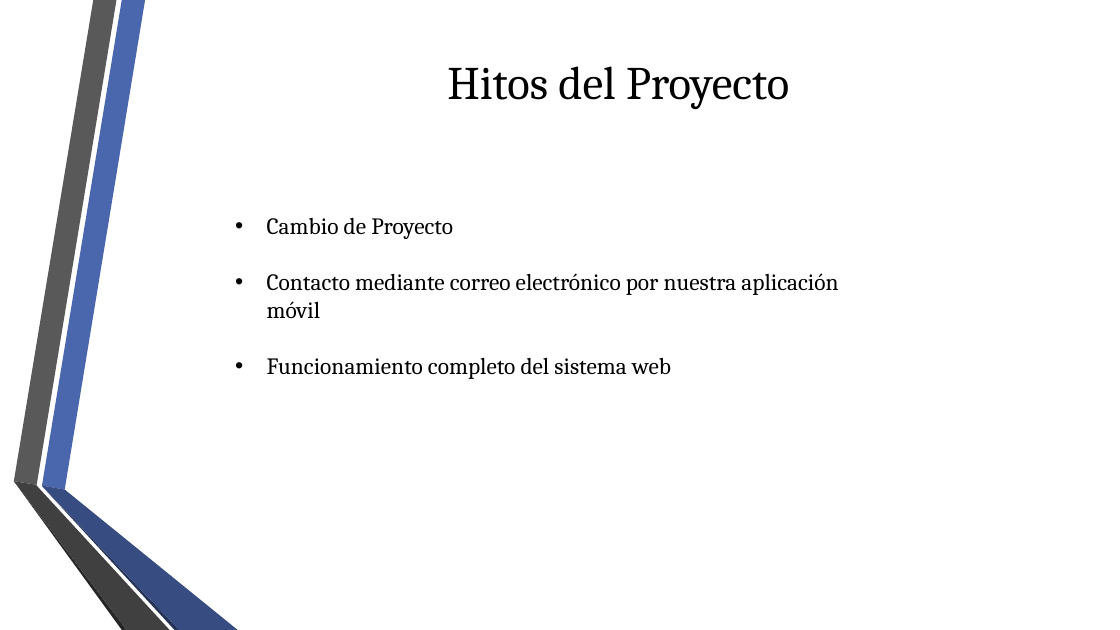
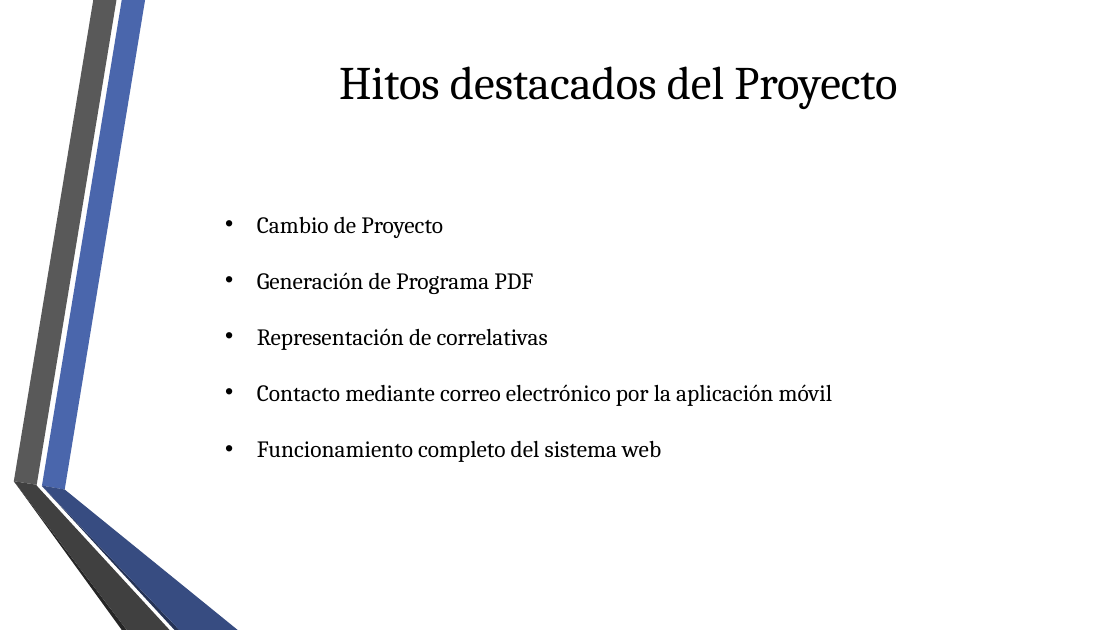
Before and after one commit to fge23/Sistema-VASPA, a slide deck: slide 8 of Presentaciones/Presentación VASPA - Diciembre 2020 - Examen Final/Presentación VASPA - Diciembre 2020 - Examen Final.pptx (slide 9 before the commit). Drawn at 1120x630 pixels with LibreOffice and Linux fonts; fonts in the diff are those of the drawing; background and template pictures are left out. Boxes give left, top, right and bottom in pixels: in the first picture for what was removed or moved away, otherwise in the second. Text is boxed around its words. In the diff, an @@ line names an element or a change of style, - is before the commit and + after.

```diff
--- a/Presentaciones/Presentación VASPA - Diciembre 2020 - Examen Final/Presentación VASPA - Diciembre 2020 - Examen Final.pptx
+++ b/Presentaciones/Presentación VASPA - Diciembre 2020 - Examen Final/Presentación VASPA - Diciembre 2020 - Examen Final.pptx
@@ title at <box>339,66,897,109</box>: text changed @@
-Hitos del Proyecto
+Hitos destacados del Proyecto
@@ text "Cambio de Proyecto": place and size @@
-text "Cambio de Proyecto" at <box>267,218,838,379</box>
+text "Cambio de Proyecto" at <box>257,216,833,462</box>
@@ text at <box>257,272,833,406</box>: text changed @@
-• Contacto mediante correo electrónico por nuestra aplicación móvil
+• Generación de Programa PDF
+• Representación de correlativas
+• Contacto mediante correo electrónico por la aplicación móvil
```
Also in this commit, not shown: 7 other slides changed, 1 slide removed.
